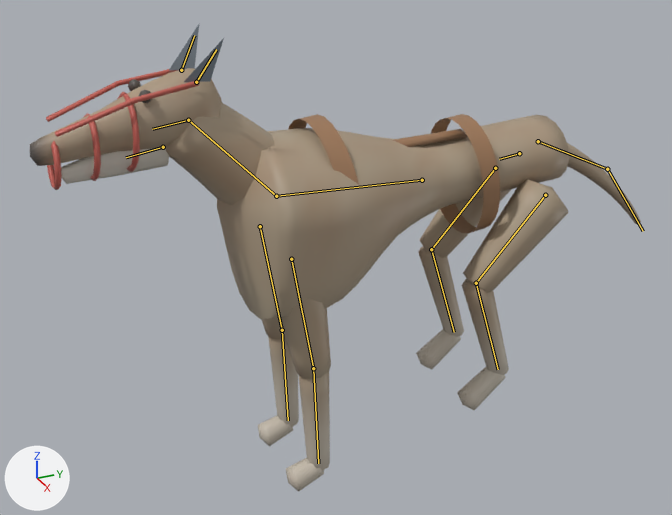
One commit to the glTF model assets/creatures/raid_hound/raid_hound.glb: the scene before it, then after it.
One viewpoint serves both versions: a 50 mm lens placed at (1.998, -1.024, 1.453), pointed at (-0.045, -0.105, 0.432). The axes (+X, +Y, +Z) are drawn at lower left. The lights are the same throughout. The older version comes first. Both versions are drawn at frame 7 of the action 'attack'; the numbers are the values there. The bones that change, and the others that lie on the model, are drawn over the model as lines.

Objects in the first picture: 'raid_hound'.
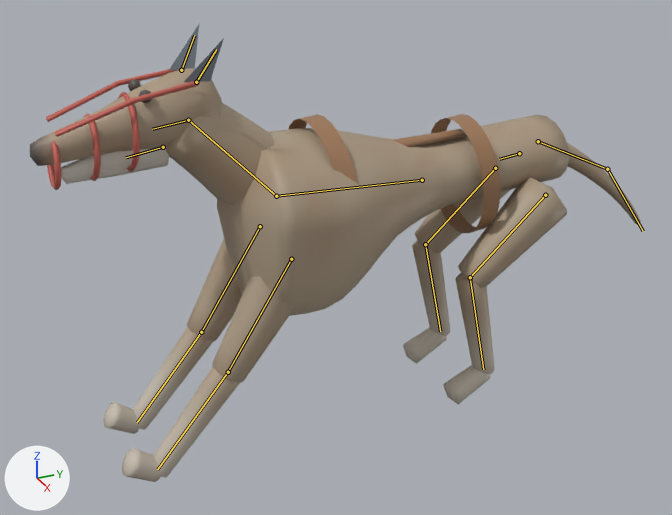
What differs and where, as boxes [x1, y1, x2, y2] in the pictures (672 x 515 px):
'raid_hound', posed
    before: [30, 24, 641, 492]
    after: [30, 24, 641, 482]
bone 'fl_upper', root to tip
    before: (291, 259) to (313, 368)
    after: (291, 259) to (228, 372)
bone 'fr_upper', root to tip
    before: (260, 226) to (282, 330)
    after: (260, 226) to (201, 332)
bone 'bl_upper', root to tip
    before: (545, 195) to (476, 283)
    after: (545, 195) to (470, 277)
bone 'br_upper', root to tip
    before: (495, 168) to (431, 249)
    after: (495, 168) to (425, 244)

Patch to the scene script:
```diff
--- a/assets/creatures/raid_hound/raid_hound.glb.py
+++ b/assets/creatures/raid_hound/raid_hound.glb.py
@@ bone_fl_upper @@
 bone_fl_upper = bpy.data.objects['Armature'].pose.bones['fl_upper']  # child of 'chest'
-bone_fl_upper.rotation_quaternion = (1.0, 0.0, 0.0, 0.0)  # degrees (0, 0, 0)
+bone_fl_upper.rotation_quaternion = (0.934, -0.359, 0.0, 0.0)  # degrees (-42, 0, 0)
@@ bone_fr_upper @@
 bone_fr_upper = bpy.data.objects['Armature'].pose.bones['fr_upper']  # child of 'chest'
-bone_fr_upper.rotation_quaternion = (1.0, 0.0, 0.0, 0.0)  # degrees (0, 0, 0)
+bone_fr_upper.rotation_quaternion = (0.934, -0.359, 0.0, 0.0)  # degrees (-42, 0, 0)
@@ bone_bl_upper @@
 bone_bl_upper = bpy.data.objects['Armature'].pose.bones['bl_upper']  # child of 'hips'
-bone_bl_upper.rotation_quaternion = (0.985, -0.172, 0.0, 0.0)  # degrees (-20, 0, 0)
+bone_bl_upper.rotation_quaternion = (0.976, -0.219, 0.0, 0.0)  # degrees (-25, 0, 0)
@@ bone_br_upper @@
 bone_br_upper = bpy.data.objects['Armature'].pose.bones['br_upper']  # child of 'hips'
-bone_br_upper.rotation_quaternion = (0.985, -0.172, 0.0, 0.0)  # degrees (-20, 0, 0)
+bone_br_upper.rotation_quaternion = (0.976, -0.219, 0.0, 0.0)  # degrees (-25, 0, 0)
```
